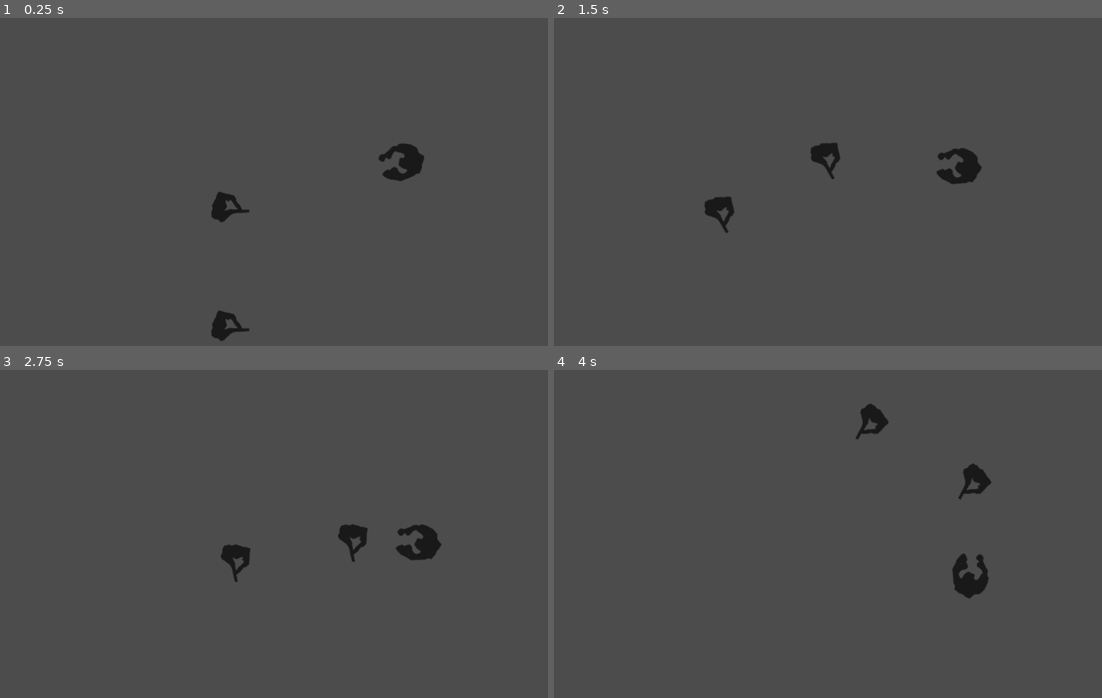
Above: before the commit, frames 1-4 (two rows, left to right).
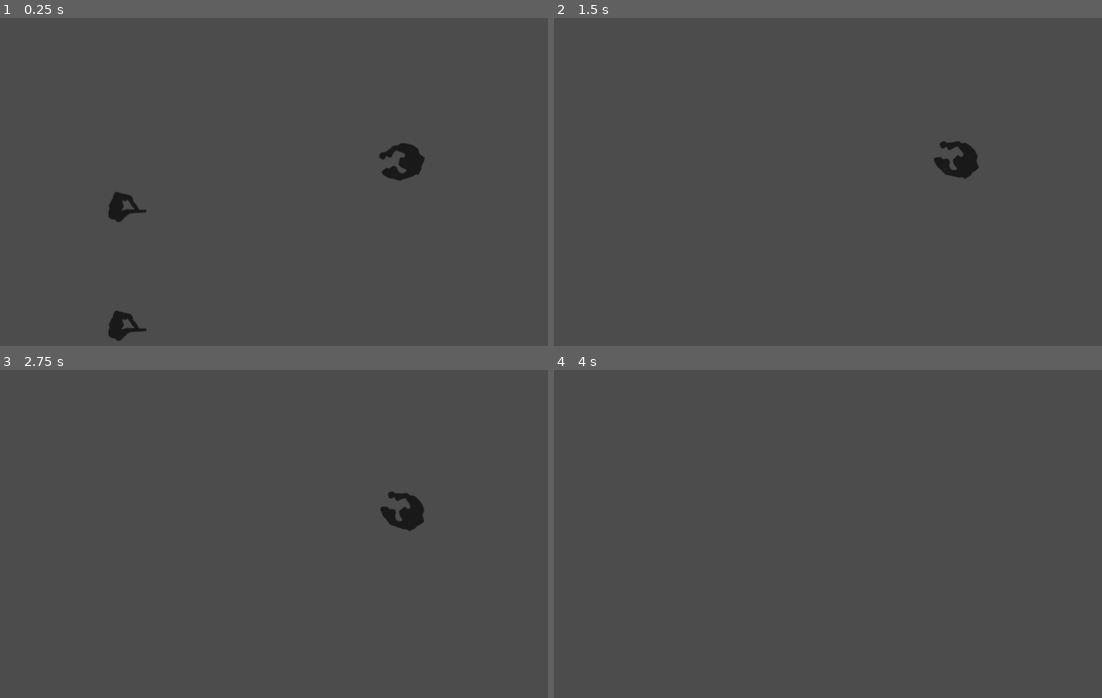
Above: after the commit, the same moments.

Repository: WisartArfun/GameJamSoi2019-16-02
Game: Godot game, scene res://Root.tscn
The game is run twice, just before and just after one commit, with the same random seed, the same clock (stepped at 60 frames per second) and the same inputs.
Inputs:
- Up to frame 1 (0.25 s): no input
- Up to frame 2 (1.5 s): hold Up (ui_up) 0.53-1.28 s; hold Down (ui_down) from 1.28 s (still down)
- Up to frame 3 (2.75 s): release Down (ui_down) at 2.03 s; hold Up (ui_up) from 2.03 s (still down)
- Up to frame 4 (4 s): release Up (ui_up) at 3.53 s; hold Down (ui_down) from 3.53 s (still down)

The runs differ from the first frame. In frame 1, 1.3% of the frame differs, in the area x 19-78%, y 38-99%; in frame 2, 1.1%; in frame 3, 1.6%, in the area x 40-81%, y 37-65%; in frame 4, 1.1%.

Commit message:
killing monsters and resetting works

Diff:
--- a/Root.tscn
+++ b/Root.tscn
@@ -4,7 +4,7 @@
 [ext_resource path="res://Graphics/zombie.png" type="Texture" id=2]
 [ext_resource path="res://Scripts/Player.tscn" type="PackedScene" id=3]
 
-[node name="Root" type="Node" index="0"]
+[node name="Root" type="Node"]
 
 [node name="Zombie" parent="." index="0" instance=ExtResource( 1 )]
 
--- a/Scripts/Player.gd
+++ b/Scripts/Player.gd
@@ -14,17 +14,6 @@
 		global_rotation -= ROT_SPEED * delta
 
 	move_and_collide(move_vec * delta)
-	#var collision = move_and_collide(move_vec * delta)
-	#if collision:
-		#print(collision.collider.get_name())
-		#if collision.collider.get_name() == "Zombie":
-			#kill()
-		#collision.collider.die()
-
-
-	#var collider1 = get_node("coll_player1")
-	#if collider1.one_way_collision()
-	#	kill()
 
 func kill():
 	get_tree().reload_current_scene()
--- a/Scripts/Player.tscn
+++ b/Scripts/Player.tscn
@@ -6,18 +6,18 @@
 [sub_resource type="CircleShape2D" id=1]
 
 custom_solver_bias = 0.0
-radius = 20.0
+radius = 18.8319
+
+[sub_resource type="LineShape2D" id=3]
+
+custom_solver_bias = 0.0
+normal = Vector2( 0, -1 )
+d = 6.45403
 
 [sub_resource type="CircleShape2D" id=2]
 
 custom_solver_bias = 0.0
 radius = 20.0
-
-[sub_resource type="LineShape2D" id=3]
-
-custom_solver_bias = 0.0
-normal = Vector2( 0, -1 )
-d = 0.0
 
 [node name="Player" type="KinematicBody2D" index="0"]
 
@@ -27,34 +27,50 @@
 collision/safe_margin = 0.08
 script = ExtResource( 1 )
 
-[node name="coll_player1" type="CollisionShape2D" parent="." index="0"]
+[node name="P1" type="KinematicBody2D" parent="." index="0"]
+
+editor/display_folded = true
+input_pickable = false
+collision_layer = 1
+collision_mask = 1
+collision/safe_margin = 0.08
+
+[node name="coll_player1" type="CollisionShape2D" parent="P1" index="0"]
 
 position = Vector2( -2.97625, 0 )
 scale = Vector2( 1.1294, 1 )
 shape = SubResource( 1 )
 _sections_unfolded = [ "Transform" ]
 
-[node name="player1" type="Sprite" parent="." index="1"]
+[node name="player1" type="Sprite" parent="P1" index="1"]
 
 texture = ExtResource( 2 )
 _sections_unfolded = [ "Transform" ]
 
-[node name="coll_player2" type="CollisionShape2D" parent="." index="2"]
+[node name="CollisionShape2D" type="CollisionShape2D" parent="." index="1"]
+
+position = Vector2( -16.4871, 104.176 )
+rotation = 1.5708
+scale = Vector2( 0.996924, 0.498967 )
+shape = SubResource( 3 )
+_sections_unfolded = [ "Transform" ]
+
+[node name="P2" type="KinematicBody2D" parent="." index="2"]
+
+editor/display_folded = true
+input_pickable = false
+collision_layer = 1
+collision_mask = 1
+collision/safe_margin = 0.08
+
+[node name="coll_player2" type="CollisionShape2D" parent="P2" index="0"]
 
 position = Vector2( -5.70153, 200 )
 shape = SubResource( 2 )
 _sections_unfolded = [ "Transform" ]
 
-[node name="player2" type="Sprite" parent="." index="3"]
+[node name="player2" type="Sprite" parent="P2" index="1"]
 
 position = Vector2( 0, 200 )
 texture = ExtResource( 2 )
 _sections_unfolded = [ "Offset", "Transform" ]
-
-[node name="CollisionShape2D" type="CollisionShape2D" parent="." index="4"]
-
-position = Vector2( 0, 100 )
-rotation = 1.5708
-scale = Vector2( 0.996924, 0.498967 )
-shape = SubResource( 3 )
-_sections_unfolded = [ "Transform" ]
--- a/Scripts/Zombie.gd
+++ b/Scripts/Zombie.gd
@@ -17,8 +17,11 @@
 	global_rotation = atan2(vec_to_player.y, vec_to_player.x)
 	var collision = move_and_collide(vec_to_player * MOVE_SPEED * delta * 0)
 	if collision:
-		print(collision)
-		print(collision.collider.get_name())
+		var name = collision.collider.get_name()
+		if name == "Player":
+			die()
+		else:
+			player.kill()
 
 func die():
 	queue_free()
Not shown, added: Graphics/Dog1Body.png.import
Not shown, added: Graphics/Dog1Head.png.import
Not shown, added: Graphics/Dog1Tail.png.import
Not shown, added: Graphics/Dog2Body.png.import
Not shown, added: Graphics/Dog2Head.png.import
Not shown, added: Graphics/Dog2Tail.png.import
